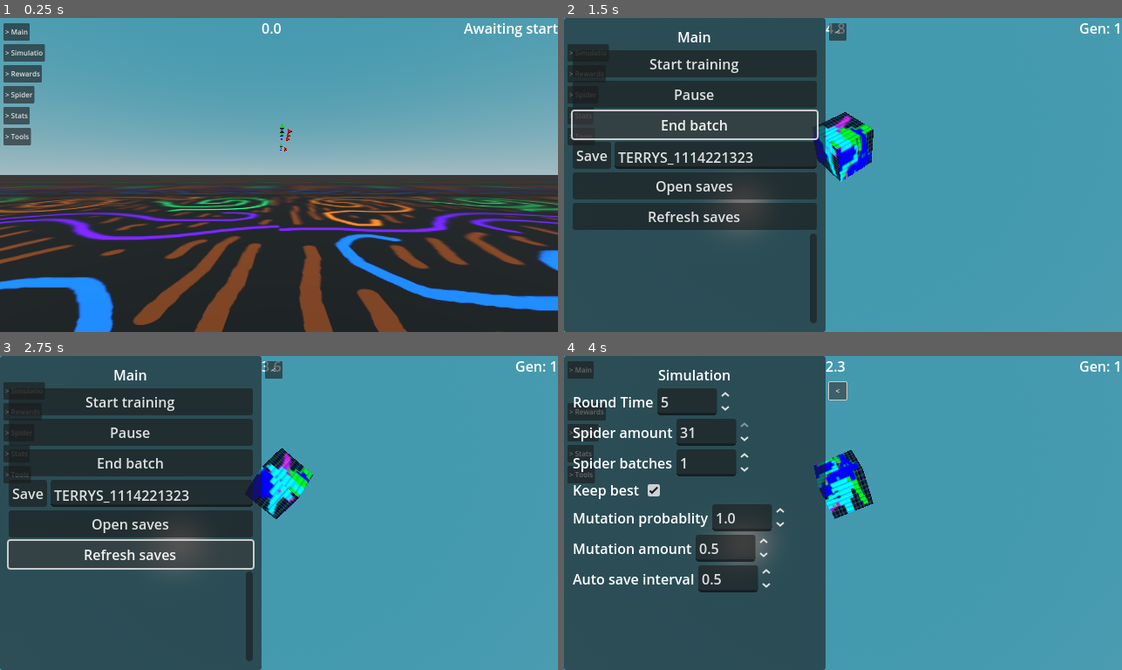
Above: before the commit, frames 1-4 (two rows, left to right).
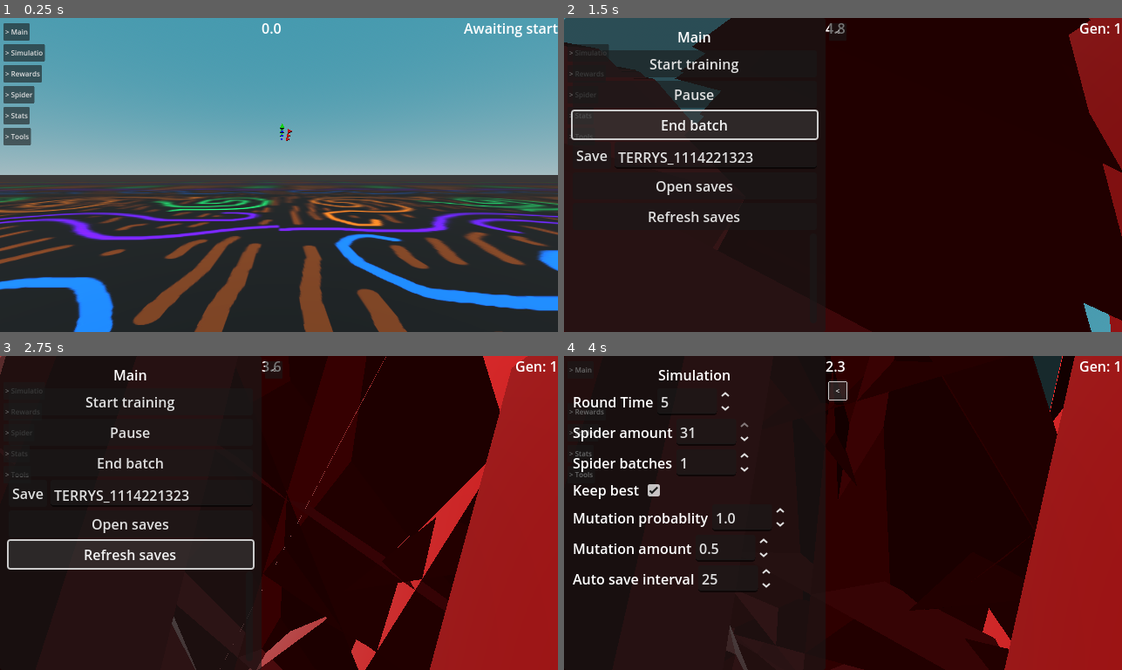
Above: after the commit, the same moments.

Repository: officialErnests/de-ai-ed
Game: Godot game, scene res://scenes/main.tscn
The game is run twice, just before and just after one commit, with the same random seed, the same clock (stepped at 60 frames per second) and the same inputs.
Inputs:
- Up to frame 1 (0.25 s): no input
- Up to frame 2 (1.5 s): click "> Main" at 0.5 s; click "End batch" at 1.25 s
- Up to frame 3 (2.75 s): click "Refresh saves" at 2 s
- Up to frame 4 (4 s): click "<" at 2.75 s; click "> Simulatio" at 3.5 s

The runs differ from the first frame. In frame 1, less than 0.1% of the frame differs, in the area x 50-52%, y 40-43%; in frame 2, 92%; in frame 3, 97%; in frame 4, 98%, in the area x 0-100%, y 0-100%.
Error before the commit: Invalid access to property or key 'value' on a base object of type 'CheckBox'. (res://scripts/spidersss.gd:84)

Commit message:
v0.2.5.4 debuging some errors - set graph visible default values

Diff:
--- a/scenes/main.tscn
+++ b/scenes/main.tscn
@@ -338,9 +338,9 @@
 
 [node name="SpinBox" type="SpinBox" parent="Camera_setup/NeckOrSmthing/Dron/Floating_cam/Gui/Simulation/Panel/VBoxContainer/AutoSaveInterval"]
 layout_mode = 2
-max_value = 10.0
-step = 0.1
-value = 0.5
+min_value = 1.0
+max_value = 1000.0
+value = 25.0
 
 [node name="Control" type="Control" parent="Camera_setup/NeckOrSmthing/Dron/Floating_cam/Gui/Simulation"]
 z_index = -1
@@ -593,7 +593,6 @@
 
 [node name="CheckBox" type="CheckBox" parent="Camera_setup/NeckOrSmthing/Dron/Floating_cam/Gui/Statistics/Panel/VBoxContainer/HBoxContainer"]
 layout_mode = 2
-button_pressed = true
 
 [node name="HBoxContainer2" type="HBoxContainer" parent="Camera_setup/NeckOrSmthing/Dron/Floating_cam/Gui/Statistics/Panel/VBoxContainer"]
 layout_mode = 2
@@ -604,7 +603,6 @@
 
 [node name="CheckBox" type="CheckBox" parent="Camera_setup/NeckOrSmthing/Dron/Floating_cam/Gui/Statistics/Panel/VBoxContainer/HBoxContainer2"]
 layout_mode = 2
-button_pressed = true
 
 [node name="HBoxContainer3" type="HBoxContainer" parent="Camera_setup/NeckOrSmthing/Dron/Floating_cam/Gui/Statistics/Panel/VBoxContainer"]
 layout_mode = 2
@@ -768,7 +766,7 @@
 slider_close_text = "> Tools"
 is_open = false
 
-[node name="Spidersss" type="Node3D" parent="." node_paths=P …(233 unchanged characters)… es", "spiders_per_batch", "keep_best", "ground_height", "ground_pain", "random_g …(346 unchanged characters)…
+[node name="Spidersss" type="Node3D" parent="." node_paths=P …(233 unchanged characters)… es", "spiders_per_batch", "keep_best", "auto_save_interval", "ground_height", "ground_pain", "random_g …(346 unchanged characters)…
 script = ExtResource("7_tipki")
 start = NodePath("../Camera_setup/NeckOrSmthing/Dron/Floating_cam/Gui/Main/Panel/VBoxContainer/Start")
 pause_button = NodePath("../Camera_setup/NeckOrSmthing/Dron/Floating_cam/Gui/Main/Panel/VBoxContainer/Pause")
@@ -779,13 +777,13 @@
 open_dialogue = NodePath("../Camera_setup/NeckOrSmthing/Dron/Floating_cam/GenCount/SeeFiles")
 refresh_button = NodePath("../Camera_setup/NeckOrSmthing/Dron/Floating_cam/Gui/Main/Panel/VBoxContainer/Refresh saves")
 load_button_storage = NodePath("../Camera_setup/NeckOrSmthing/Dron/Floating_cam/Gui/Main/Panel/VBoxContainer/ScrollContainer/VBoxContainer")
-save_generation = 25
 training_time = NodePath("../Camera_setup/NeckOrSmthing/Dron/Floating_cam/Gui/Simulation/Panel/VBoxContainer/Timer/SpinBox")
 mutation_chance = NodePath("../Camera_setup/NeckOrSmthing/Dron/Floating_cam/Gui/Simulation/Panel/VBoxContainer/MutationChance/SpinBox")
 mutation_amount = NodePath("../Camera_setup/NeckOrSmthing/Dron/Floating_cam/Gui/Simulation/Panel/VBoxContainer/MutationAmount/SpinBox")
 spiders_batches = NodePath("../Camera_setup/NeckOrSmthing/Dron/Floating_cam/Gui/Simulation/Panel/VBoxContainer/SpiderBatches/SpinBox")
 spiders_per_batch = NodePath("../Camera_setup/NeckOrSmthing/Dron/Floating_cam/Gui/Simulation/Panel/VBoxContainer/SpiderPerBatch/SpinBox")
 keep_best = NodePath("../Camera_setup/NeckOrSmthing/Dron/Floating_cam/Gui/Simulation/Panel/VBoxContainer/KeepBest/CheckBox")
+auto_save_interval = NodePath("../Camera_setup/NeckOrSmthing/Dron/Floating_cam/Gui/Simulation/Panel/VBoxContainer/AutoSaveInterval/SpinBox")
 ground_height = NodePath("../Camera_setup/NeckOrSmthing/Dron/Floating_cam/Gui/Rewards/Panel/VBoxContainer/GroundHeight/SpinBox")
 ground_pain = NodePath("../Camera_setup/NeckOrSmthing/Dron/Floating_cam/Gui/Rewards/Panel/VBoxContainer/Ground pain/SpinBox")
 random_goal = NodePath("../Camera_setup/NeckOrSmthing/Dron/Floating_cam/Gui/Rewards/Panel/VBoxContainer/RadnomGoal/CheckBox")
@@ -823,6 +821,8 @@
 
 [node name="SpiderGraph" parent="." instance=ExtResource("12_eb6dy")]
 transform = Transform3D(1, 0, 0, 0, 1, 0, 0, 0, 1, 0.14971972, 2.1, -13.428625)
+visible = false
 
 [node name="TimeGraph" parent="." instance=ExtResource("12_eb6dy")]
 transform = Transform3D(1, 0, 0, 0, 1, 0, 0, 0, 1, 0.14971972, 2.1, -12.428625)
+visible = false
--- a/scripts/spidersss.gd
+++ b/scripts/spidersss.gd
@@ -89,7 +89,7 @@
 		"mutation_amount" = mutation_amount.value,
 		"spiders_batches" = spiders_batches.value,
 		"spiders_per_batch" = spiders_per_batch.value,
-		"keep_best" = keep_best.value,
+		"keep_best" = keep_best.button_pressed,
 		"auto_save_interval" = auto_save_interval.value,
 
 		#rewards
@@ -196,7 +196,7 @@
 	mutation_amount.value = stats_arr["mutation_amount"]
 	spiders_batches.value = stats_arr["spiders_batches"]
 	spiders_per_batch.value = stats_arr["spiders_per_batch"]
-	keep_best.value = stats_arr["keep_best"]
+	keep_best.button_pressed = stats_arr["keep_best"]
 	auto_save_interval.value = stats_arr["auto_save_interval"]
 	ground_height.value = stats_arr["ground_height"]
 	ground_pain.value = stats_arr["ground_pain"]
@@ -274,7 +274,7 @@
 		stats_arr["mutation_amount"] = mutation_amount.value
 		stats_arr["spiders_batches"] = spiders_batches.value
 		stats_arr["spiders_per_batch"] = spiders_per_batch.value
-		stats_arr["keep_best"] = keep_best.value
+		stats_arr["keep_best"] = keep_best.button_pressed
 		stats_arr["auto_save_interval"] = auto_save_interval.value
 		stats_arr["ground_height"] = ground_height.value
 		stats_arr["ground_pain"] = ground_pain.value
